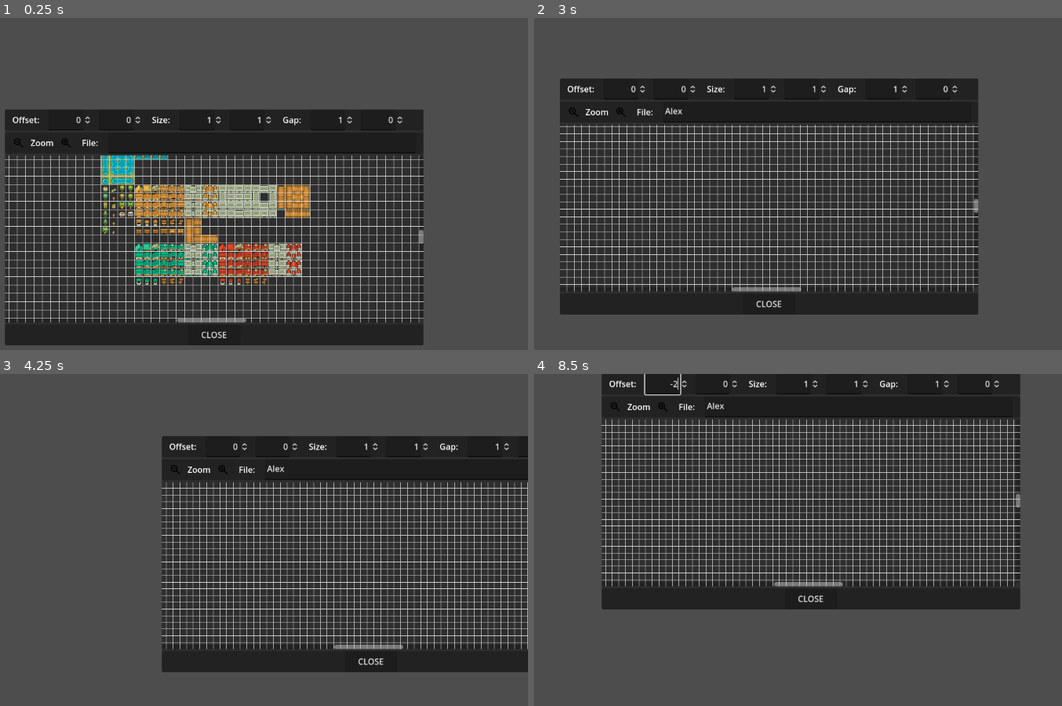
Above: before the commit, frames 1-4 (two rows, left to right).
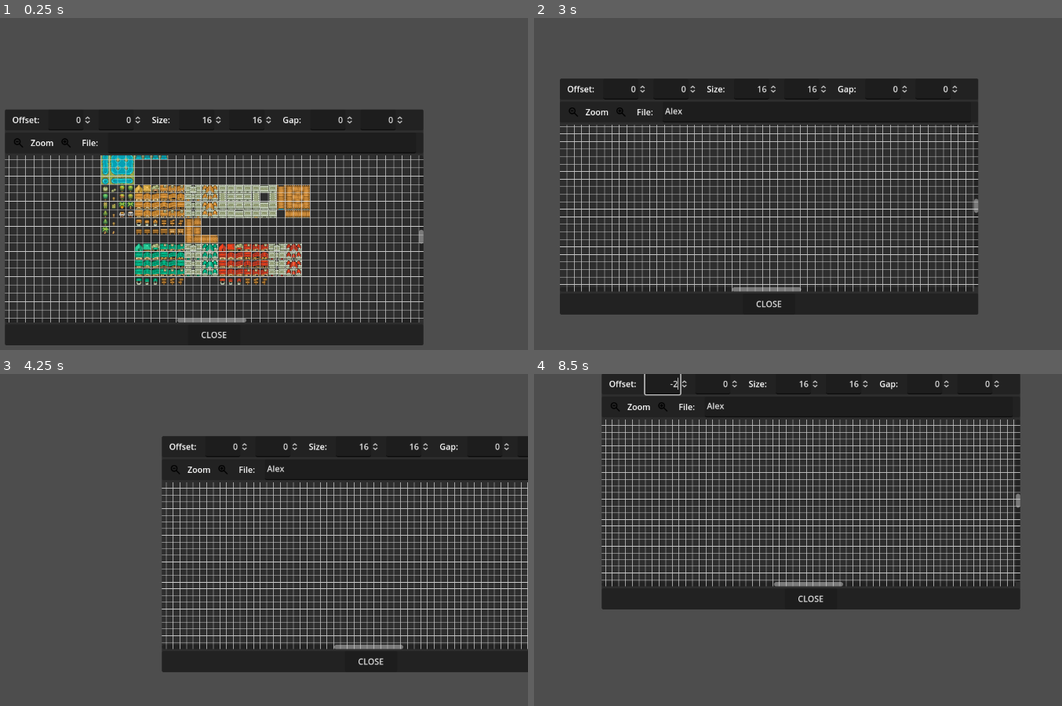
Above: after the commit, the same moments.

Repository: jSiderius/WFC-Engine
Game: Godot game, scene res://wfc editor/scenes/sprite_splitter.tscn
Two runs of this game, one before a commit and one after it. Both use one fixed random seed, a clock stepped at 60 frames per second and the inputs below.
Inputs (mouse positions are in pixels of both pictures, inside the frame that each line leads up to):
- Up to frame 1 (0.25 s): no input
- Up to frame 2 (3 s): click (798, 144) at 0.52 s; type "Alex" at 0.6 s; click (555, 144) at 1.25 s; click (602, 144) at 2 s; tap Enter at 2.75 s; drag from (750, 227) to (808, 134) at 2.77 s
- Up to frame 3 (4.25 s): tap Space at 3.5 s; drag from (89, 603) to (184, 666) at 3.52 s
- Up to frame 4 (8.5 s): tap Enter at 4.25, 5.75 s; move the mouse to (808, 490) at 4.27 s; hold Up (ui_up) 4.28-5 s; tap Space at 5, 6.5 s; drag from (718, 666) to (560, 520) at 5.02 s; move the mouse to (935, 646) at 5.77 s; hold Down (ui_down) 5.78-6.5 s; drag from (560, 520) to (655, 480) at 6.52 s; move the mouse to (782, 583) at 7.27 s; hold Down (ui_down) 7.28-8 s; click (782, 583) at 7.42 s; drag from (655, 480) to (623, 603) at 8.02 s

The runs differ from the first frame. In frame 1, less than 0.1% of the frame differs, in the area x 38-65%, y 29-32%; in frame 2, less than 0.1%; in frame 3, less than 0.1%; in frame 4, less than 0.1%, in the area x 50-77%, y 1-5%.

Commit message:
Added SpinBox default values

Diff:
--- a/wfc editor/scenes/sprite_splitter.tscn
+++ b/wfc editor/scenes/sprite_splitter.tscn
@@ -70,6 +70,7 @@
 layout_mode = 2
 
 [node name="OffsetX" type="SpinBox" parent="Panel/VBoxContainer/Header1/HBoxContainer"]
+unique_name_in_owner = true
 custom_minimum_size = Vector2(10, 10)
 layout_mode = 2
 size_flags_horizontal = 4
@@ -86,10 +87,12 @@
 layout_mode = 2
 
 [node name="OffsetY" type="SpinBox" parent="Panel/VBoxContainer/Header1/HBoxContainer"]
+unique_name_in_owner = true
 layout_mode = 2
 size_flags_horizontal = 4
 mouse_filter = 2
 min_value = -1000.0
+max_value = 1000.0
 alignment = 2
 update_on_text_changed = true
 custom_arrow_step = 1.0
@@ -111,6 +114,7 @@
 layout_mode = 2
 
 [node name="SizeX" type="SpinBox" parent="Panel/VBoxContainer/Header1/HBoxContainer"]
+unique_name_in_owner = true
 layout_mode = 2
 size_flags_horizontal = 4
 mouse_filter = 2
@@ -128,6 +132,7 @@
 layout_mode = 2
 
 [node name="SizeY" type="SpinBox" parent="Panel/VBoxContainer/Header1/HBoxContainer"]
+unique_name_in_owner = true
 layout_mode = 2
 size_flags_horizontal = 4
 mouse_filter = 2
@@ -154,6 +159,7 @@
 layout_mode = 2
 
 [node name="GapX" type="SpinBox" parent="Panel/VBoxContainer/Header1/HBoxContainer"]
+unique_name_in_owner = true
 layout_mode = 2
 size_flags_horizontal = 4
 mouse_filter = 2
@@ -170,6 +176,7 @@
 layout_mode = 2
 
 [node name="GapY" type="SpinBox" parent="Panel/VBoxContainer/Header1/HBoxContainer"]
+unique_name_in_owner = true
 layout_mode = 2
 size_flags_horizontal = 4
 mouse_filter = 2
--- a/wfc editor/scripts/sprite_splitter.gd
+++ b/wfc editor/scripts/sprite_splitter.gd
@@ -9,6 +9,13 @@
 
 @onready var scroll = $VBoxContainer/MainContentScroll
 @onready var main_content = $VBoxContainer/MainContentScroll/MainContent
+
+@onready var offset_x : SpinBox = %OffsetX
+@onready var offset_y = %OffsetY
+@onready var size_x = %SizeX
+@onready var size_y = %SizeY
+@onready var gap_x = %GapX
+@onready var gap_y = %GapY
 
 func _ready():
 	scroll.get_v_scroll_bar().size = Vector2(0, 0)
@@ -22,6 +29,12 @@
 
 	base_size = main_content.size
 
+	offset_x.value = main_content.grid_spacing_offset.x
+	offset_y.value = main_content.grid_spacing_offset.y
+	size_x.value = main_content.grid_spacing_size.x
+	size_y.value = main_content.grid_spacing_size.y
+	gap_x.value = main_content.grid_spacing_gap.x
+	gap_y.value = main_content.grid_spacing_gap.y
 
 func _process(_delta):
 	if resizing:
@@ -81,9 +94,11 @@
 func _on_offset_x_value_changed(value: float) -> void:
 	main_content.grid_spacing_offset.x = value
 	main_content.queue_redraw()
+
 func _on_offset_y_value_changed(value: float) -> void:
 	main_content.grid_spacing_offset.y = value
 	main_content.queue_redraw()
+
 func _on_size_x_value_changed(value: float) -> void:
 	main_content.grid_spacing_size.x = value
 	main_content.queue_redraw()
@@ -102,5 +117,4 @@
 
 
 func _on_close_button_pressed() -> void:
-	print("end")
 	get_parent().queue_free()
Not shown, changed: .DS_Store
